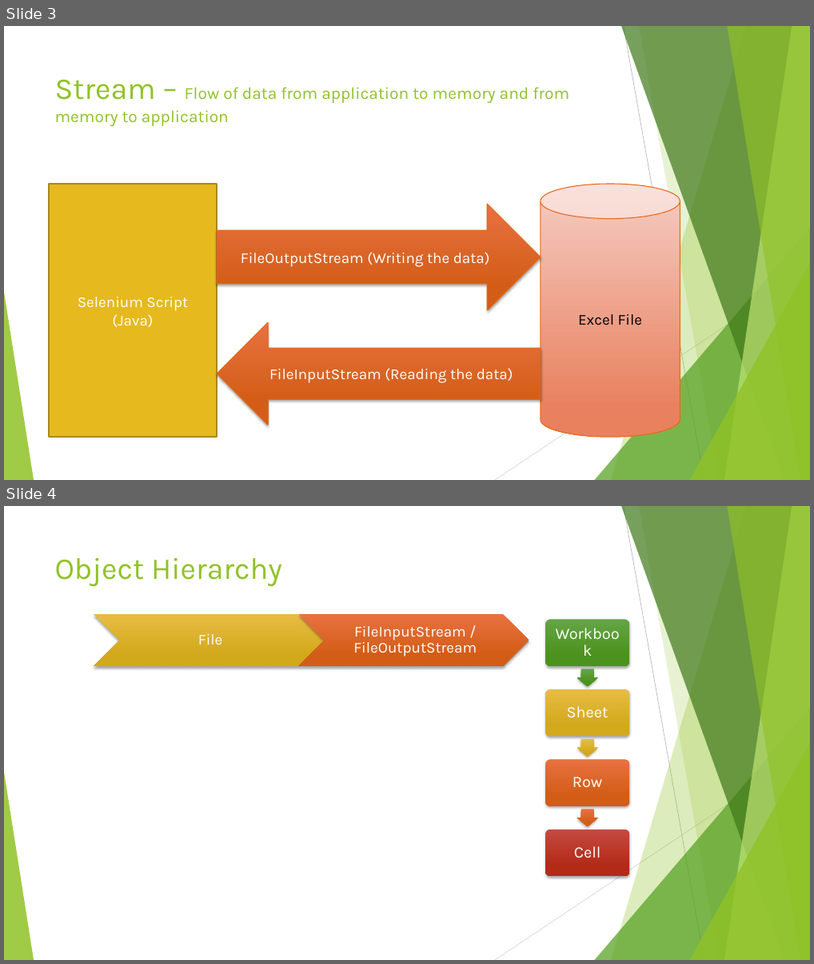
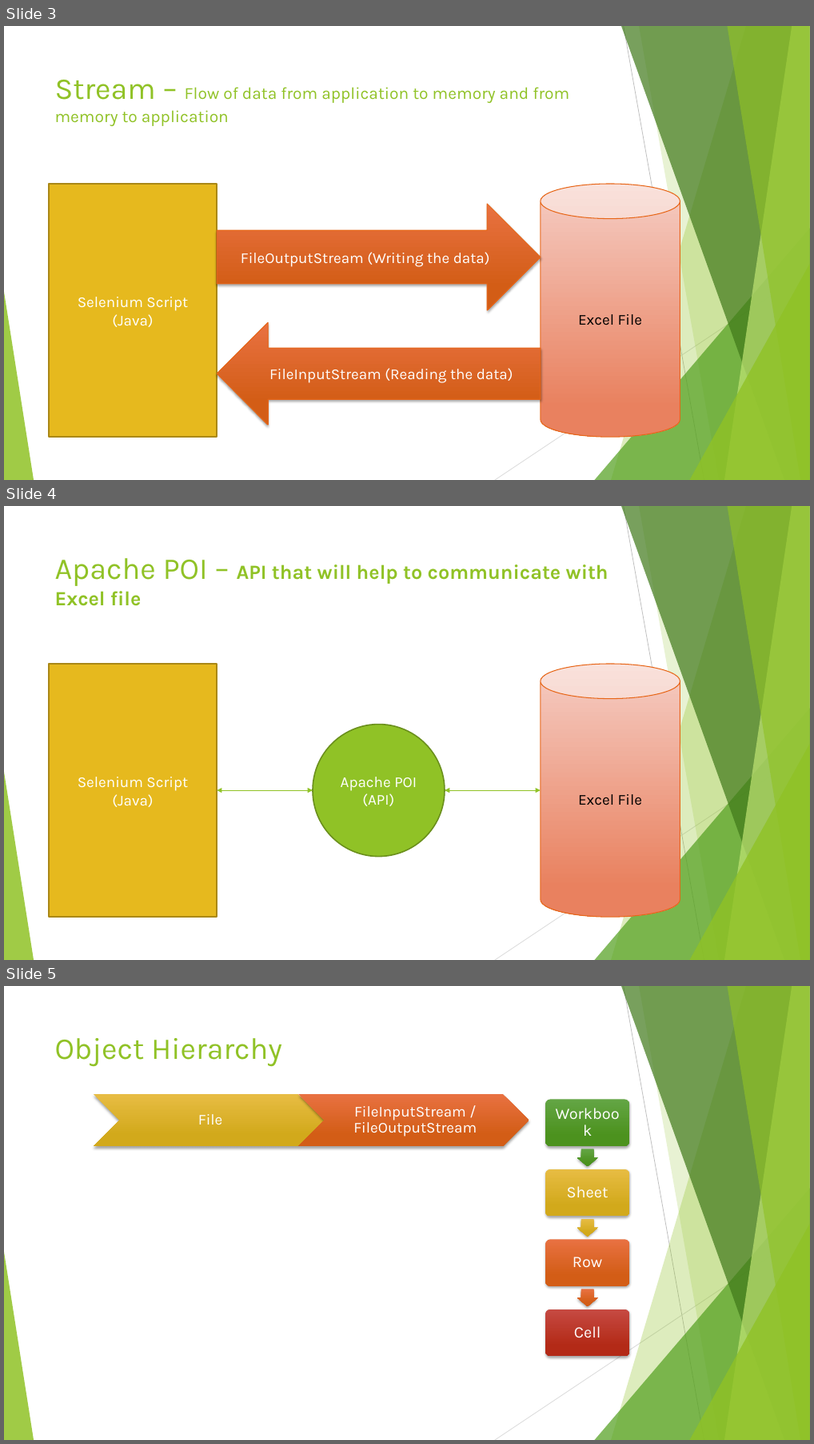
Before and after one commit to ankushvankore/AViIT-Selenium-18, a slide deck: Data Driven Framework.pptx. Shown one above the other, each under a label of ours: slides 3 and 4 before the commit, slides 3, 4 and 5 after it. The pictures are 814x964 and 814x1444 pixels, drawn with LibreOffice and Linux fonts; fonts in the diff are those of the drawing. Boxes give left, top, right and bottom in pixels: in the first picture for what was removed or moved away, otherwise in the second. Text is boxed around its words. In the diff, an @@ line names an element or a change of style, - is before the commit and + after.

Commit message:
Date: 10 Apr 2026

```diff
--- a/Data Driven Framework.pptx
+++ b/Data Driven Framework.pptx
@@ slide 4 added at (4,506,810,960), background #FFFFFF; not listed: 10 template elements that a slide beside it also shows @@
@@ title added at (55,558,609,606), 24 pt, text #90C226, bold @@
+Apache POI – API that will help to communicate with Excel file
@@ rectangle added at (49,664,217,916), fill #E6B91E, outline #AA8916 1.5 pt, 18 pt, text #FFFFFF @@
+Selenium Script
+(Java)
@@ cylinder added at (541,664,680,916), fill gradient #F5CEC5 to #EA815F, outline #E76618 1 pt, 18 pt, text #000000 @@
+Excel File
@@ ellipse added at (313,724,445,856), fill #90C226, outline #6B901C 1.5 pt, 18 pt, text #FFFFFF @@
+Apache POI
+(API)
@@ double arrow added from (217, 790) to (313, 790), #90C226 1 pt @@
@@ double arrow added from (445, 790) to (541, 790), #90C226 1 pt @@
@@ what was slide 4 is now slide 5 @@
```
